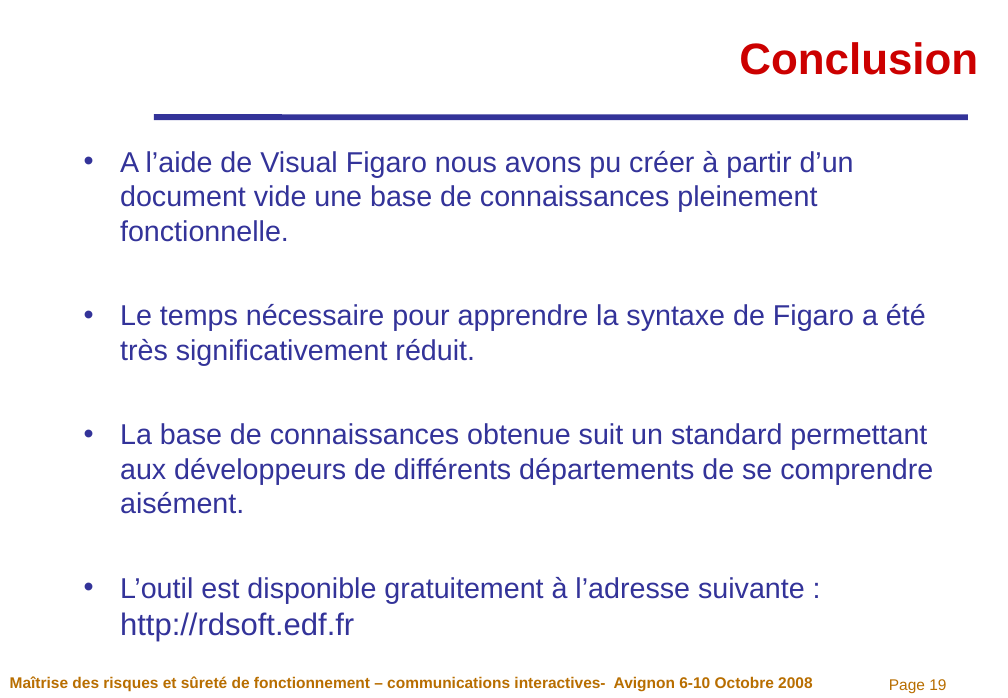
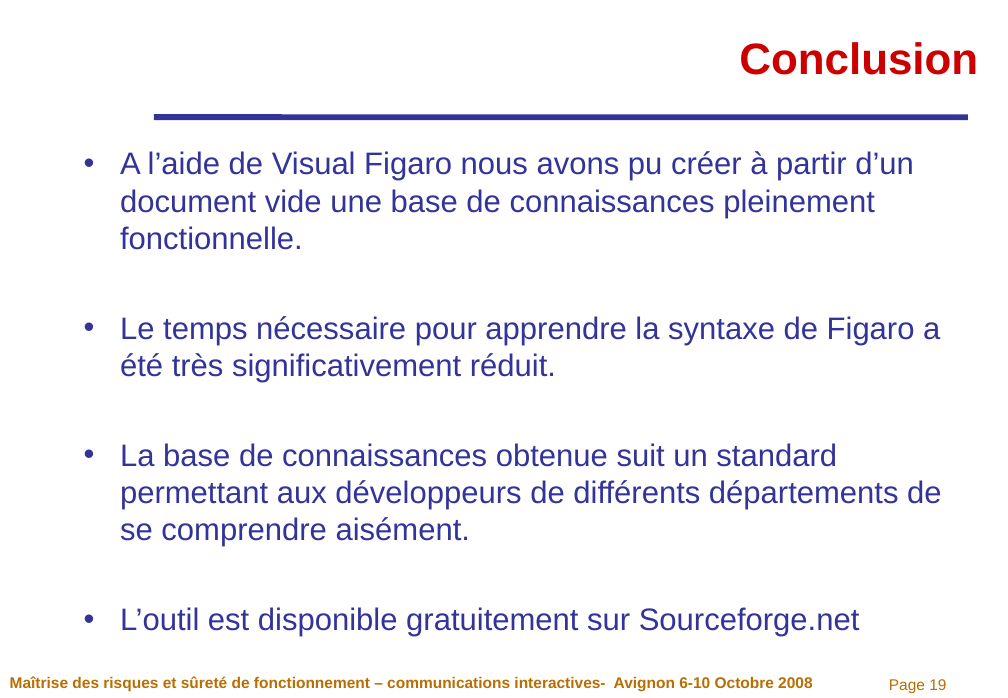
Before and after one commit to EDF-Lab/VisualFigaro, a slide deck: slide 19 of Package/6_Docs_livrables/081007 Visual Figaro lm16.ppt. Drawn at 1008x698 pixels with LibreOffice and Linux fonts; fonts in the diff are those of the drawing; background and template pictures are left out. Boxes give left, top, right and bottom in pixels: in the first picture for what was removed or moved away, otherwise in the second. Text is boxed around its words. In the diff, an @@ line names an element or a change of style, - is before the commit and + after.

```diff
--- a/Package/6_Docs_livrables/081007 Visual Figaro lm16.ppt
+++ b/Package/6_Docs_livrables/081007 Visual Figaro lm16.ppt
@@ text at (120,151,941,547): size 22.2 to 24 pt in "A l’aide de Visual Figaro nous avons ...", "Le temps nécessaire pour apprendre la syntaxe ...", "La base de connaissances obtenue suit un ..." @@
@@ text at (120,607,860,637): text changed; size 22.2 to 24 pt @@
-• L’outil est disponible gratuitement à l’adresse suivante : http://rdsoft.edf.fr
+• L’outil est disponible gratuitement sur Sourceforge.net
```
Also in this commit, not shown: 7 other slides changed, 2 other files.
